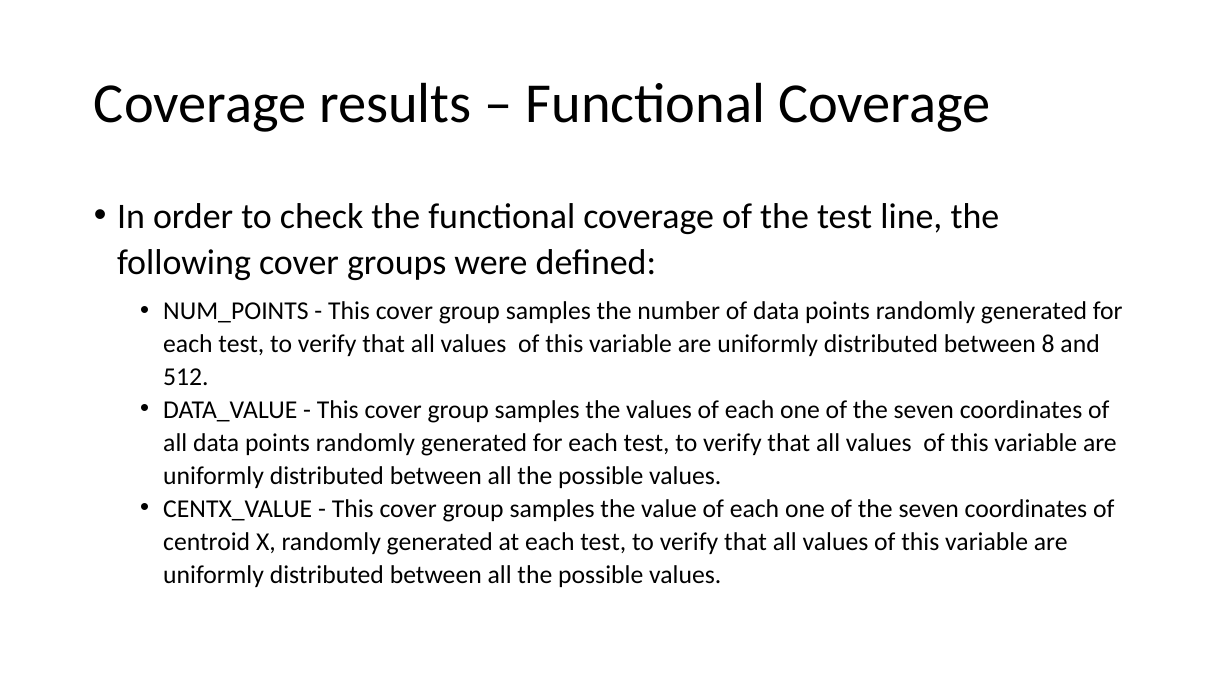
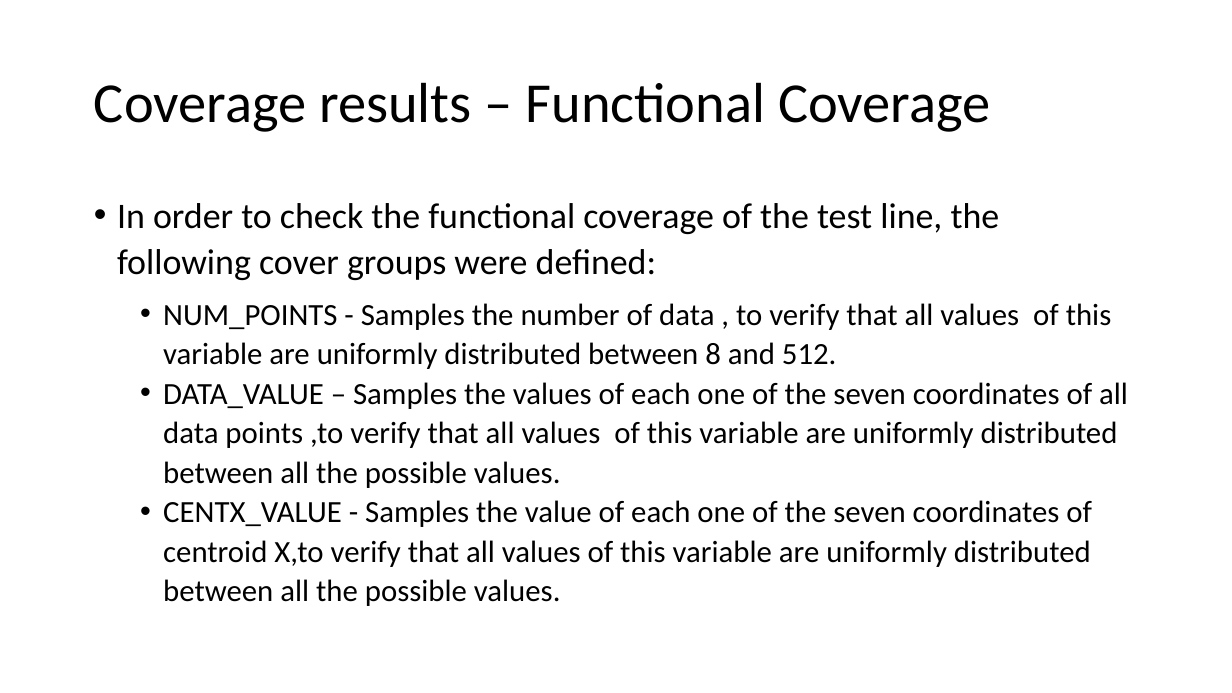
Before and after one commit to liotahuf/UVM_project, a slide deck: slide 36 of Final presentation.pptx. Drawn at 1232x693 pixels with LibreOffice and Linux fonts; fonts in the diff are those of the drawing. Boxes give left, top, right and bottom in pixels: in the first picture for what was removed or moved away, otherwise in the second. Text is boxed around its words. In the diff, an @@ line names an element or a change of style, - is before the commit and + after.

```diff
--- a/Final presentation.pptx
+++ b/Final presentation.pptx
@@ text at bbox=[163, 303, 1128, 606]: text changed; size 20 to 24 pt @@
-  • NUM_POINTS - This cover group samples the number of data points randomly generated for each test, to verify that all values of this variable are uniformly distributed between 8 and 512.
-  • DATA_VALUE - This cover group samples the values of each one of the seven coordinates of all data points randomly generated for each test, to verify that all values of this variable are uniformly distributed between all the possible values.
-  • CENTX_VALUE - This cover group samples the value of each one of the seven coordinates of centroid X, randomly generated at each test, to verify that all values of this variable are uniformly distributed between all the possible values.
+  • NUM_POINTS - Samples the number of data , to verify that all values of this variable are uniformly distributed between 8 and 512.
+  • DATA_VALUE – Samples the values of each one of the seven coordinates of all data points ,to verify that all values of this variable are uniformly distributed between all the possible values.
+  • CENTX_VALUE - Samples the value of each one of the seven coordinates of centroid X,to verify that all values of this variable are uniformly distributed between all the possible values.
```
Also in this commit, not shown: 14 other slides changed.
